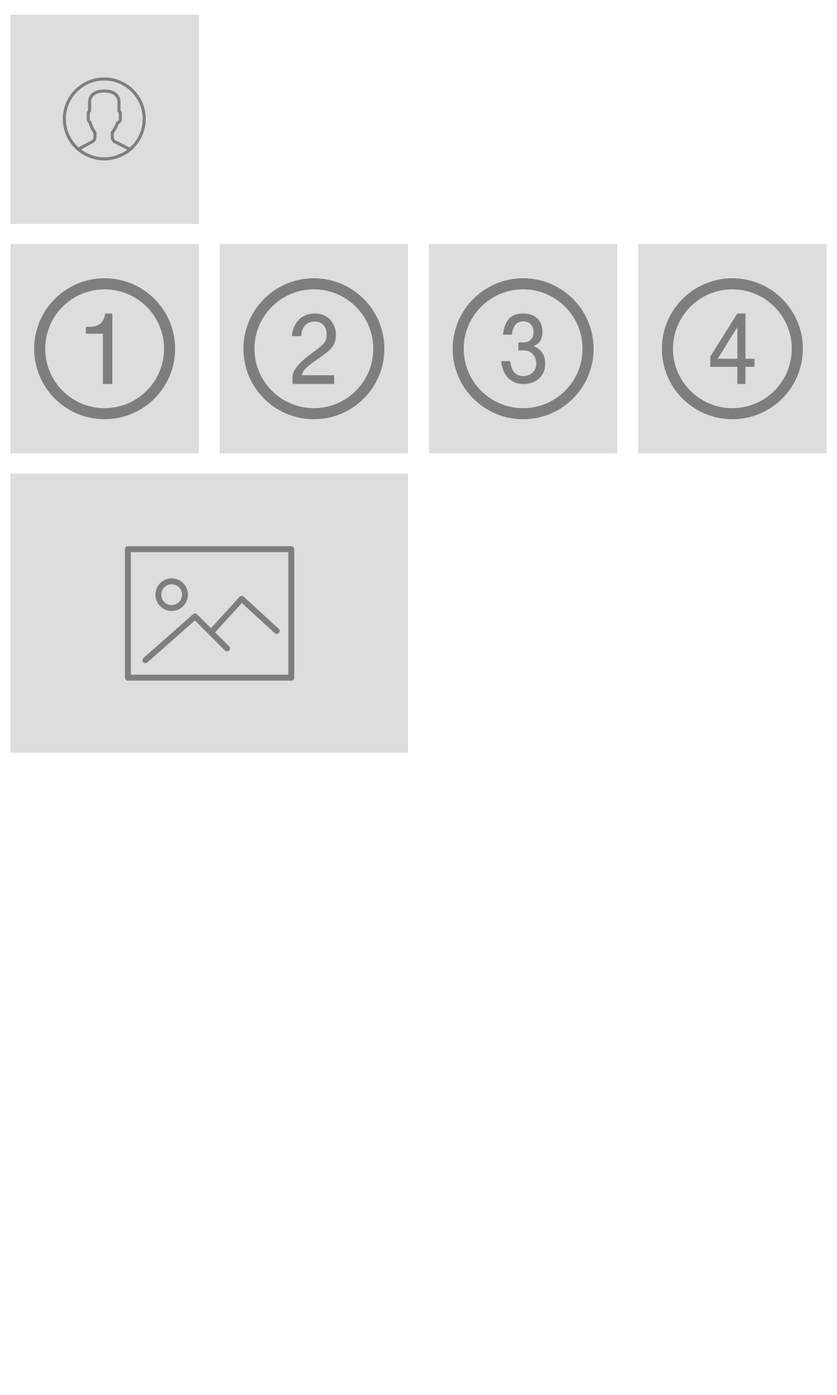
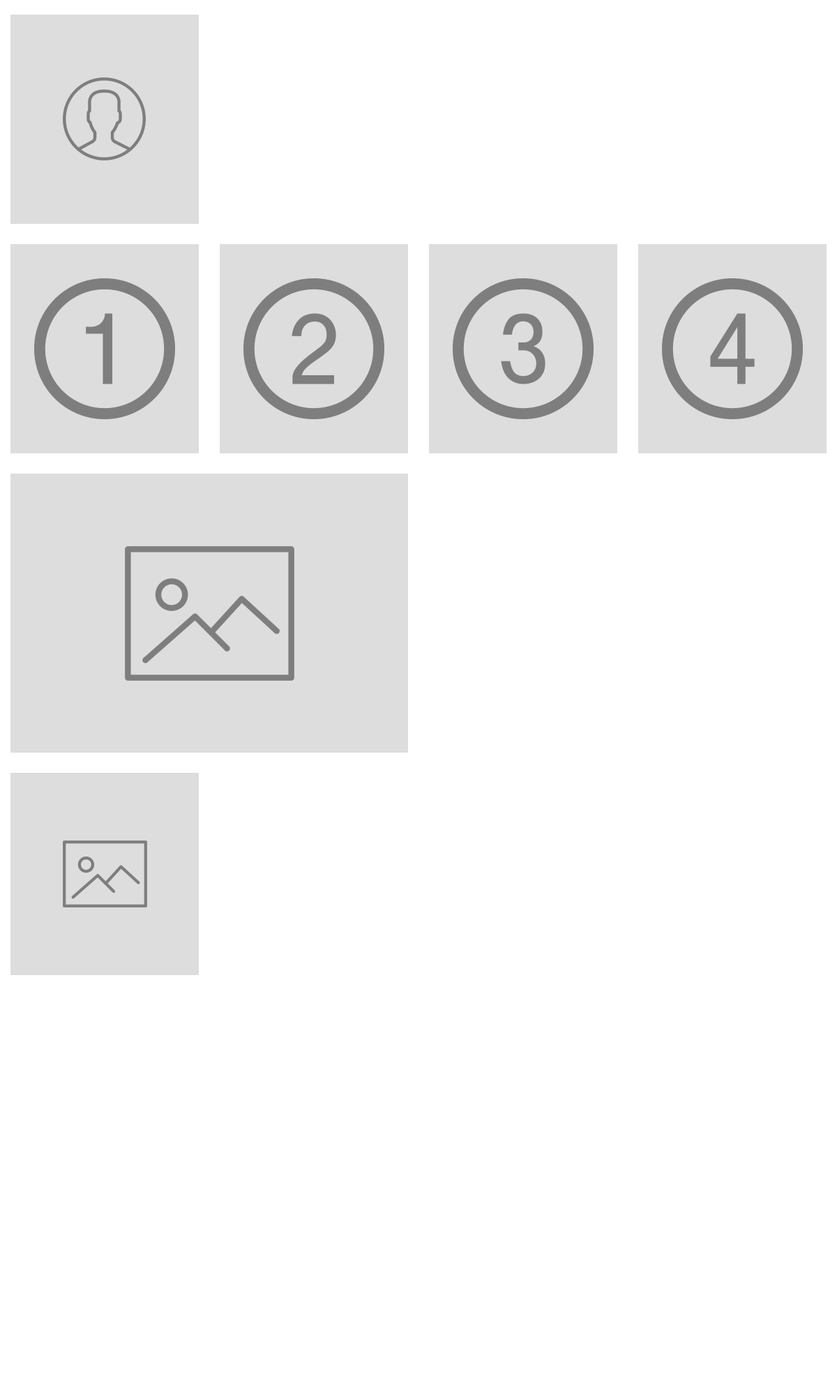
Comparing the layer stacks of the two 837×1395 images. Changes:
added group "Gruppe 7" with 2 layers above "Gruppe 6" over [10, 772, 199, 976]
added layer "picture" (1st of 2, in "Gruppe 7") in group "Gruppe 7" over [62, 840, 148, 908]
added layer "Rechteck 7" in group "Gruppe 7" over [10, 772, 199, 976]
